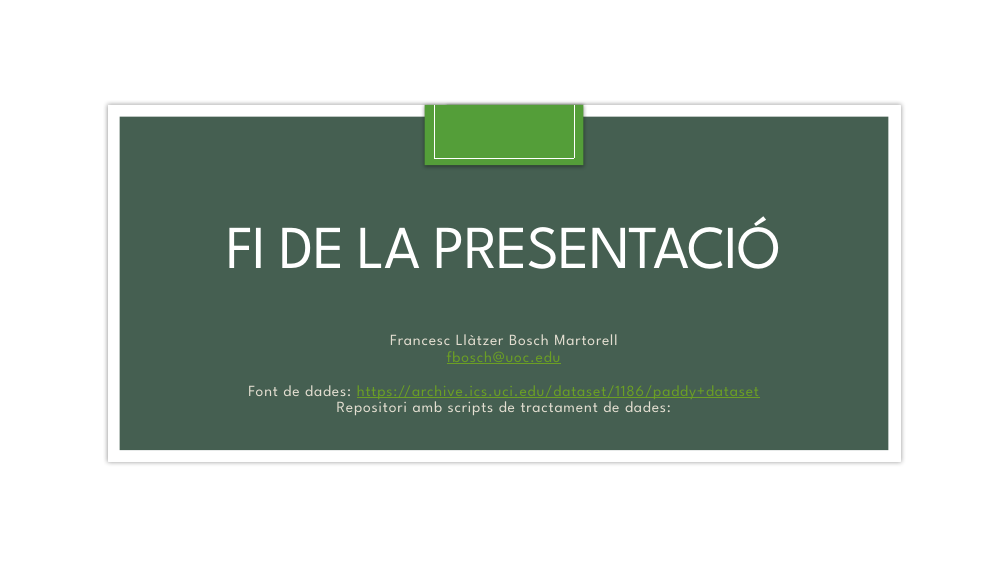
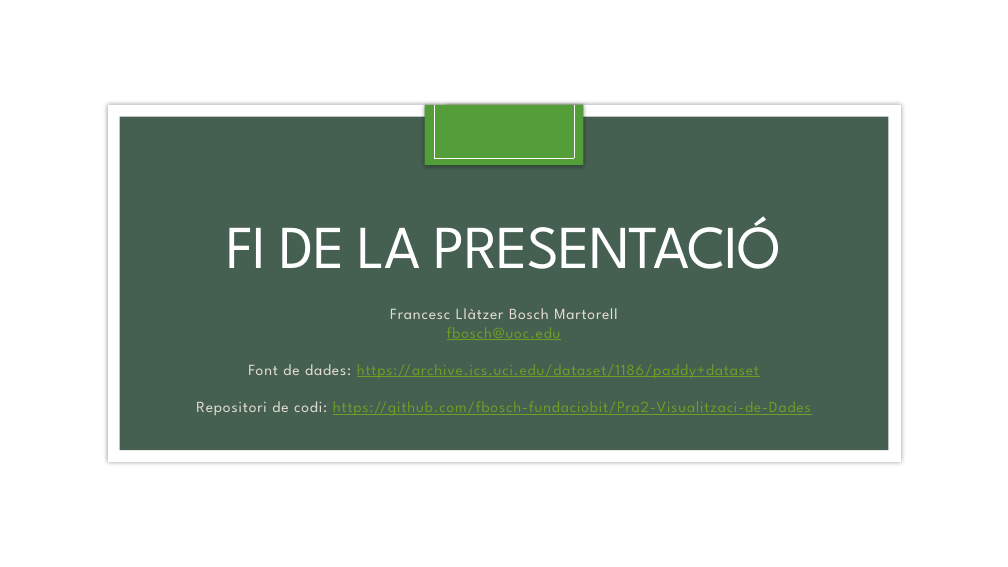
Before and after one commit to fbosch-fundaciobit/Pra2-Visualitzaci-de-Dades, a slide deck: slide 8 of BoschMartorellFrancesc_Pra2.pptx. Drawn at 1008x567 pixels with LibreOffice and Linux fonts; fonts in the diff are those of the drawing; background and template pictures are left out. Boxes give left, top, right and bottom in pixels: in the first picture for what was removed or moved away, otherwise in the second. Text is boxed around its words. In the diff, an @@ line names an element or a change of style, - is before the commit and + after.

Commit message:
Update presentacio

```diff
--- a/BoschMartorellFrancesc_Pra2.pptx
+++ b/BoschMartorellFrancesc_Pra2.pptx
@@ text "Francesc Llàtzer Bosch Martorell": place and size @@
-text "Francesc Llàtzer Bosch Martorell" at box(248, 334, 759, 415)
+text "Francesc Llàtzer Bosch Martorell" at box(196, 308, 811, 415)
@@ text at box(248, 308, 759, 378): line spacing 0.9 to 1 @@
@@ text at box(196, 401, 811, 415): text changed; text colour #E3DED1 to #6B9F25 @@
-Repositori amb scripts de tractament de dades:
+Repositori de codi: https://github.com/fbosch-fundaciobit/Pra2-Visualitzaci-de-Dades
```
